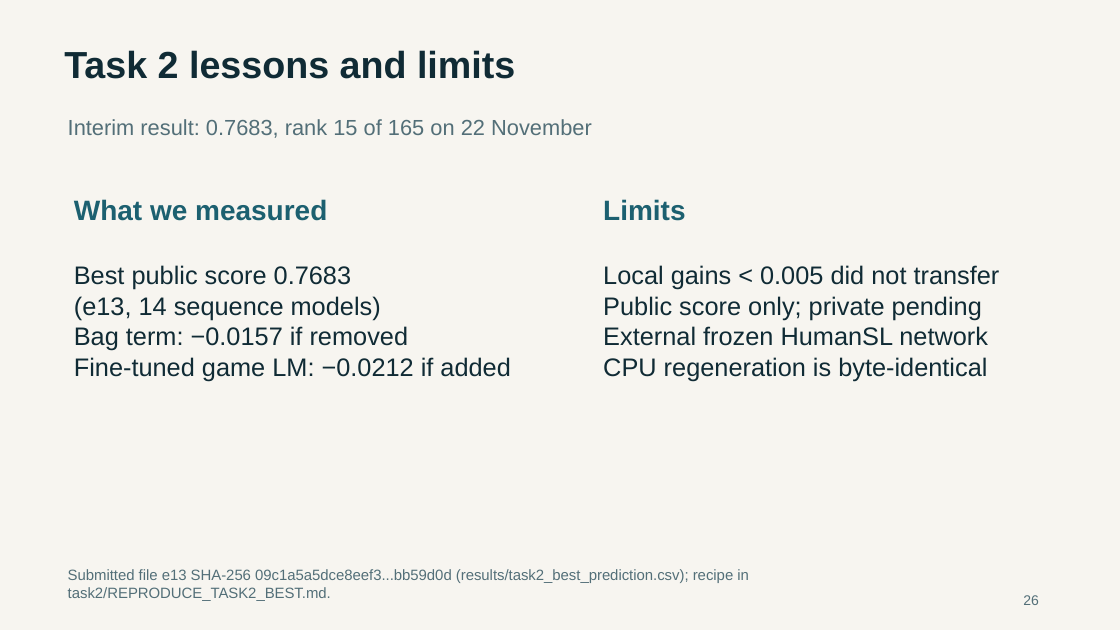
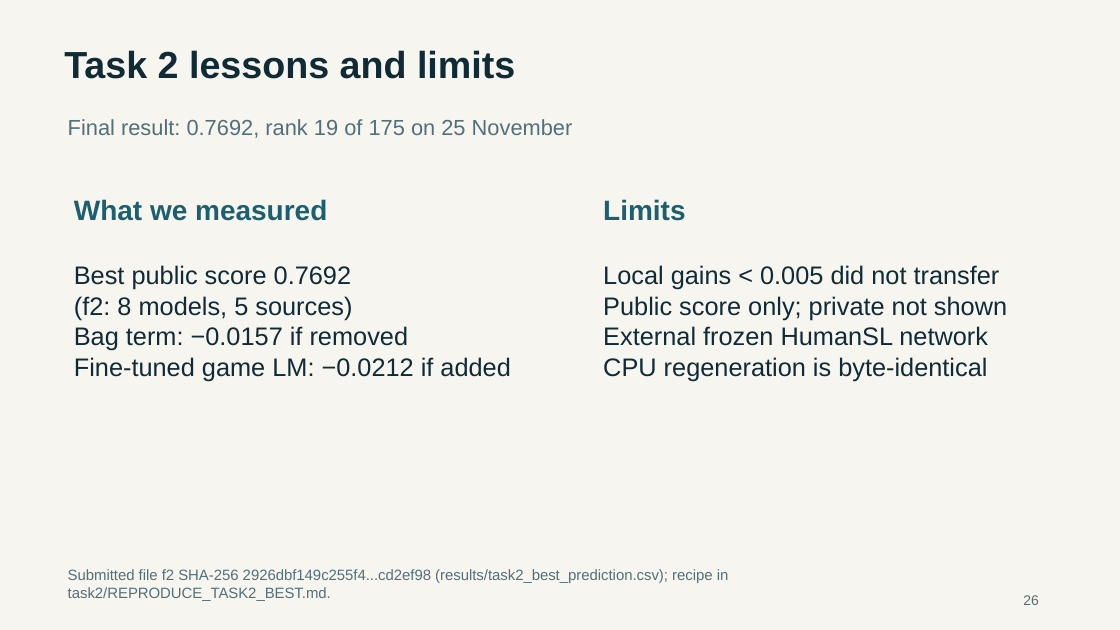
Before and after one commit to goog-msft-fb-nflx-nvda-aapl/stat5011-go-player-identification, a slide deck: slide 26 of slides/STAT5011_Final_Presentation.pptx. Drawn at 1120x630 pixels with LibreOffice and Linux fonts; fonts in the diff are those of the drawing. Boxes give left, top, right and bottom in pixels: in the first picture for what was removed or moved away, otherwise in the second. Text is boxed around its words. In the diff, an @@ line names an element or a change of style, - is before the commit and + after.

Commit message:
Update Task 2 to final result f2 (0.7692): report, slides, figures, scores, reproduction files

```diff
--- a/slides/STAT5011_Final_Presentation.pptx
+++ b/slides/STAT5011_Final_Presentation.pptx
@@ text at box(68, 119, 573, 138): text changed @@
-Interim result: 0.7683, rank 15 of 165 on 22 November
+Final result: 0.7692, rank 19 of 175 on 25 November
@@ text at box(74, 265, 352, 320): text changed @@
-Best public score 0.7683
-(e13, 14 sequence models)
+Best public score 0.7692
+(f2: 8 models, 5 sources)
@@ text at box(603, 296, 1007, 320): text changed @@
-Public score only; private pending
+Public score only; private not shown
@@ text at box(68, 569, 729, 601): text changed @@
-Submitted file e13 SHA-256 09c1a5a5dce8eef3...bb59d0d (results/task2_best_prediction.csv); recipe in task2/REPRODUCE_TASK2_BEST.md.
+Submitted file f2 SHA-256 2926dbf149c255f4...cd2ef98 (results/task2_best_prediction.csv); recipe in task2/REPRODUCE_TASK2_BEST.md.
```
Also in this commit, not shown: 6 other slides changed, 39 other files.
